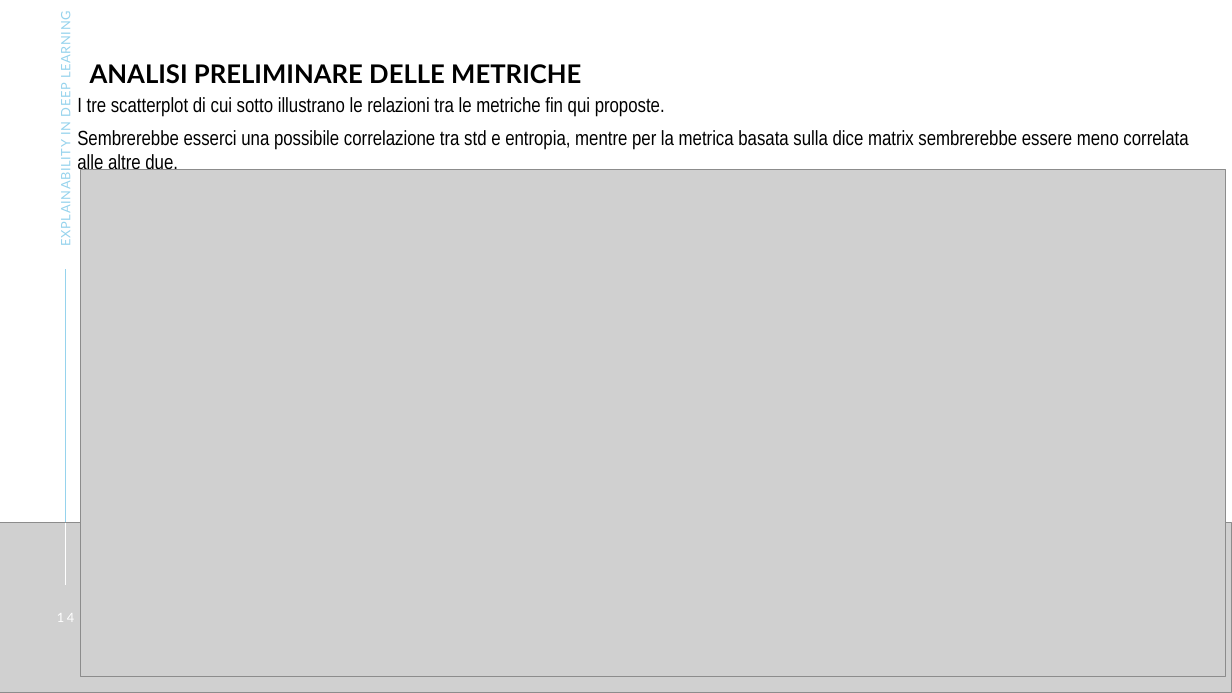
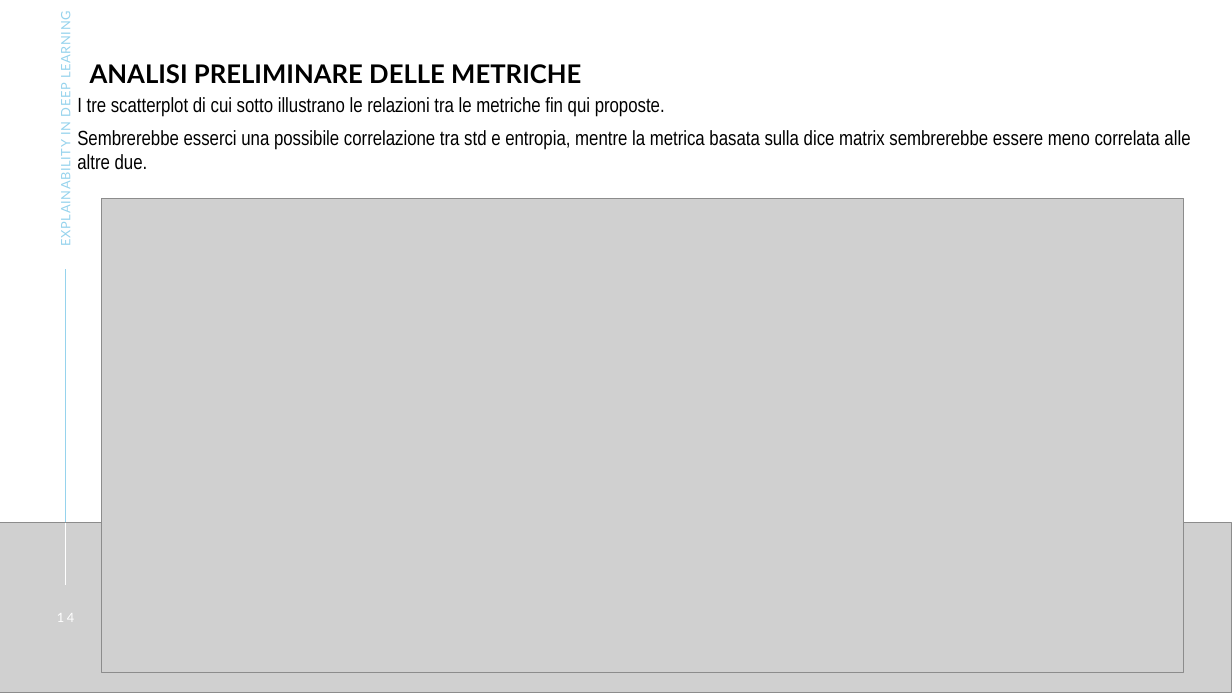
Before and after one commit to wjbax/tesi, a slide deck: slide 14 of Presentations/Bassolino_Report_Marzo2024_v2.pptx. Drawn at 1232x693 pixels with LibreOffice and Linux fonts; fonts in the diff are those of the drawing; grey boxes stand for pictures. Boxes give left, top, right and bottom in pixels: in the first picture for what was removed or moved away, otherwise in the second. Text is boxed around its words. In the diff, an @@ line names an element or a change of style, - is before the commit and + after.

```diff
--- a/Presentations/Bassolino_Report_Marzo2024_v2.pptx
+++ b/Presentations/Bassolino_Report_Marzo2024_v2.pptx
@@ text at [77,130,1190,170]: text changed @@
-Sembrerebbe esserci una possibile correlazione tra std e entropia, mentre per la metrica basata sulla dice matrix sembrerebbe essere meno correlata alle altre due.
+Sembrerebbe esserci una possibile correlazione tra std e entropia, mentre la metrica basata sulla dice matrix sembrerebbe essere meno correlata alle altre due.
@@ picture: place and size @@
-picture at [80,169,1226,677]
+picture at [102,198,1184,673]
```
Also in this commit, not shown: 5 other slides changed, 1 other file.
